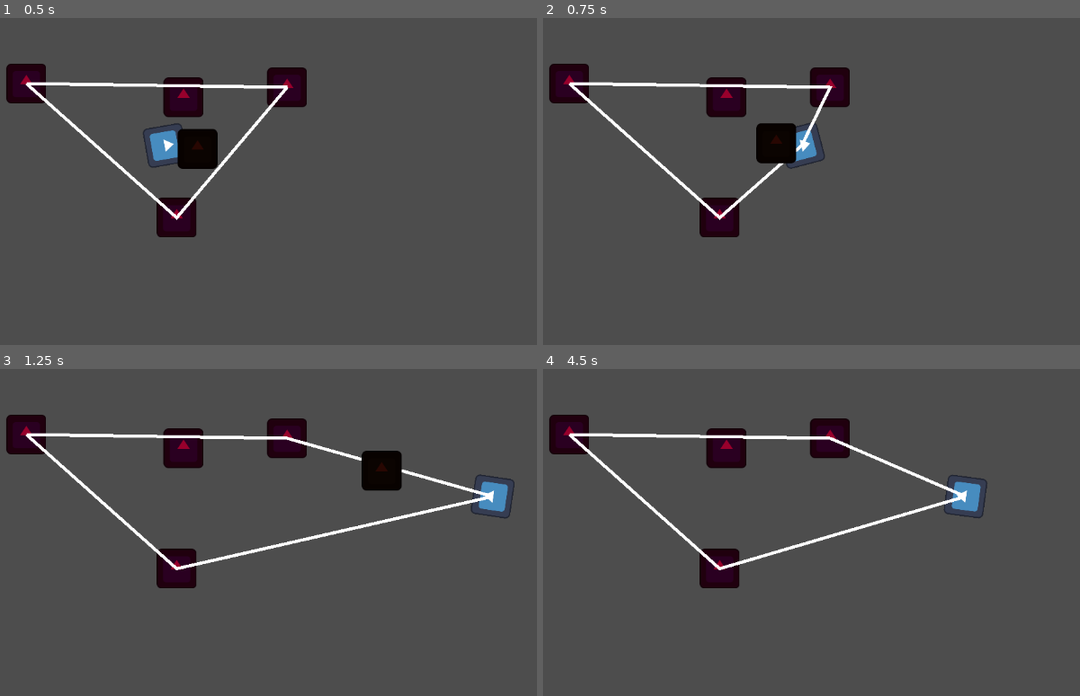
Above: before the commit, frames 1-4 (two rows, left to right).
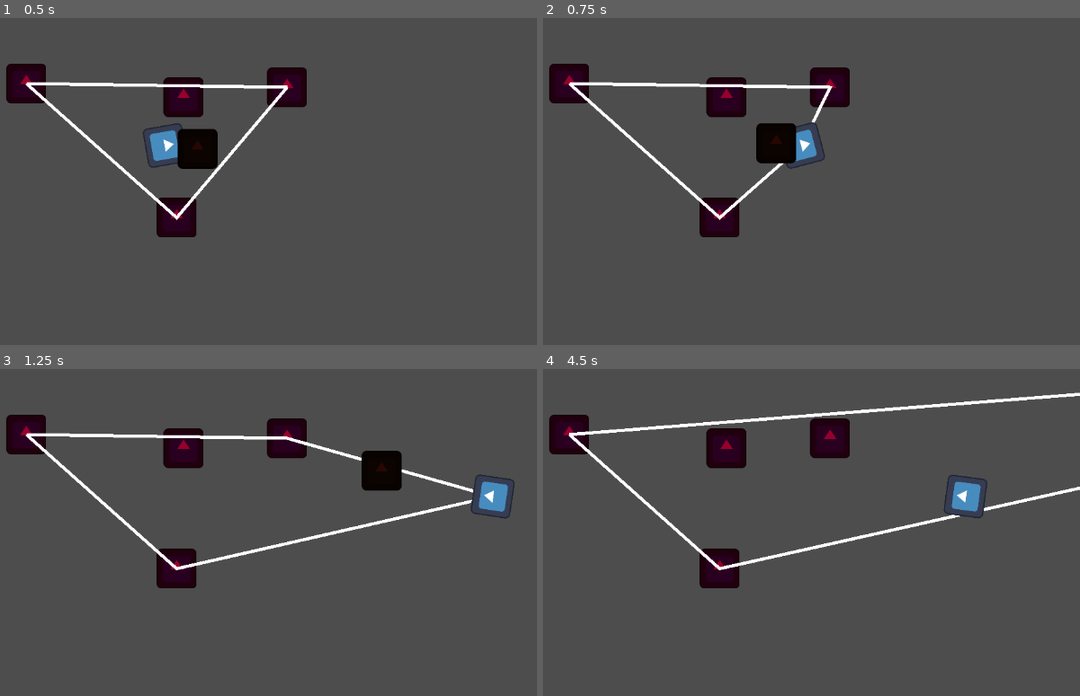
Above: after the commit, the same moments.

Repository: get-shwifty/ld54bis
Game: Godot game, scene res://logic/level/node_2d.tscn
Same seed, same stepped clock (60 frames per second), same inputs: the game is played once before the commit and once after it. This scene is started directly instead of the project's main scene. The engine's default icon, where the game draws it, is replaced by a stand-in: a white triangle on a blue panel in a dark square.
Inputs (mouse positions are in pixels of both pictures, inside the frame that each line leads up to):
- Up to frame 1 (0.5 s): no input
- Up to frame 2 (0.75 s): tap Enter at 0.5 s; move the mouse to (881, 122) at 0.52 s; hold D (game_right) from 0.53 s (still down); tap Space (game_kick) at 0.6 s
- Up to frame 3 (1.25 s): keep holding D (game_right)
- Up to frame 4 (4.5 s): move the mouse to (575, 512) at 1.27 s; release D (game_right) at 1.28 s; hold S (game_down) 1.28-2.03 s; tap Space (game_kick) every 0.75 s from 1.35 to 4.35 s; move the mouse to (790, 404) at 2.02 s; hold D (game_right) 2.03-2.78 s; move the mouse to (682, 575) at 2.77 s; hold W (game_up) 2.78-3.53 s; move the mouse to (935, 555) at 3.52 s; hold A (game_left) from 3.53 s (still down); move the mouse to (outside the picture) at 4.27 s

Frame 1 is identical in both runs. In frame 2, less than 0.1% of the frame differs, in the area x 47-51%, y 31-41%; in frame 3, less than 0.1%; in frame 4, 2.9%, in the area x 4-100%, y 7-62%.

Commit message:
ennemy in elastic after kick

Diff:
--- a/logic/game/Character.gd
+++ b/logic/game/Character.gd
@@ -7,6 +7,11 @@
 var last_orientation : Vector2;
 const kick_force_base_coef = 50;
 @export var kick_force : float = 2;
+
+var elastic_vector = Vector2.ZERO
+
+func _ready():
+	pass
 
 func _physics_process(delta):
 	process_orientation(delta);
--- a/logic/game/enemy.gd
+++ b/logic/game/enemy.gd
@@ -2,6 +2,7 @@
 class_name Enemy
 
 var was_kicked : bool = false;
+var elastic_vector = Vector2.ZERO
 
 # Called when the node enters the scene tree for the first time.
 func _ready():
@@ -9,6 +10,7 @@
 
 func receive_kick(kick_force):
 	linear_velocity = kick_force;
+	GameManager.elastic.add(self)
 
 # Called every frame. 'delta' is the elapsed time since the previous frame.
 func _process(delta):
--- a/logic/level/node_2d.tscn
+++ b/logic/level/node_2d.tscn
@@ -1,10 +1,9 @@
-[gd_scene load_steps=7 format=3 uid="uid://b8ic2idqu4av4"]
+[gd_scene load_steps=6 format=3 uid="uid://b8ic2idqu4av4"]
 
 [ext_resource type="PackedScene" path="res://logic/game/character.tscn" id="1_aaugj"]
 [ext_resource type="Texture2D" uid="uid://cdnd7g1hoq3cj" path="res://art/icon.svg" id="2_v2a6i"]
 [ext_resource type="Script" path="res://logic/manager/ElasticManager.gd" id="3_ln5d4"]
 [ext_resource type="Script" path="res://logic/game/Post.gd" id="3_okbo1"]
-[ext_resource type="Script" path="res://logic/game/Line2D.gd" id="4_xd7ek"]
 [ext_resource type="PackedScene" path="res://logic/game/enemy.tscn" id="5_d32oc"]
 
 [node name="Node2D" type="Node2D"]
@@ -13,11 +12,9 @@
 position = Vector2(617, 320)
 zoom = Vector2(0.5, 0.5)
 
-[node name="CharacterBody2D" parent="." instance=ExtResource("1_aaugj")]
-move_max_speed = 30.0
-
-[node name="Elastic" type="Node2D" parent="."]
+[node name="Elastic" type="Node2D" parent="." node_paths=PackedStringArray("player")]
 script = ExtResource("3_ln5d4")
+player = NodePath("../CharacterBody2D")
 
 [node name="Post" type="Node2D" parent="Elastic"]
 
@@ -45,10 +42,11 @@
 texture = ExtResource("2_v2a6i")
 script = ExtResource("3_okbo1")
 
-[node name="Line2D" type="Line2D" parent="Elastic" node_paths=PackedStringArray("player")]
+[node name="Line2D" type="Line2D" parent="Elastic"]
 points = PackedVector2Array(0, 0, 0, 0, 0, 0)
-script = ExtResource("4_xd7ek")
-player = NodePath("../../CharacterBody2D")
+
+[node name="CharacterBody2D" parent="." instance=ExtResource("1_aaugj")]
+move_max_speed = 30.0
 
 [node name="enemy" parent="." instance=ExtResource("5_d32oc")]
 position = Vector2(681, 338)
--- a/logic/manager/ElasticManager.gd
+++ b/logic/manager/ElasticManager.gd
@@ -1,11 +1,18 @@
 extends Node
+class_name Elastic
 
+@export var player: CharacterBody2D = null
 @onready var line = $Line2D
 
 var object_inside = []
 
+func add(obj):
+	object_inside.append(obj)
+
 # Called when the node enters the scene tree for the first time.
 func _ready():
+	GameManager.elastic = self
+	object_inside.append(player)
 	for c in get_node("Post").get_children():
 		object_inside.append(c)
 	pass # Replace with function body.
--- a/logic/manager/GameManager.gd
+++ b/logic/manager/GameManager.gd
@@ -1,5 +1,6 @@
 extends Node
 
+var elastic: Elastic
 
 # Called when the node enters the scene tree for the first time.
 func _ready():
--- a/project.godot
+++ b/project.godot
@@ -14,6 +14,10 @@
 run/main_scene="res://logic/level/david.tscn"
 config/features=PackedStringArray("4.1", "GL Compatibility")
 config/icon="res://art/icon.svg"
+
+[autoload]
+
+GameManager="*res://logic/manager/GameManager.gd"
 
 [input]
 
